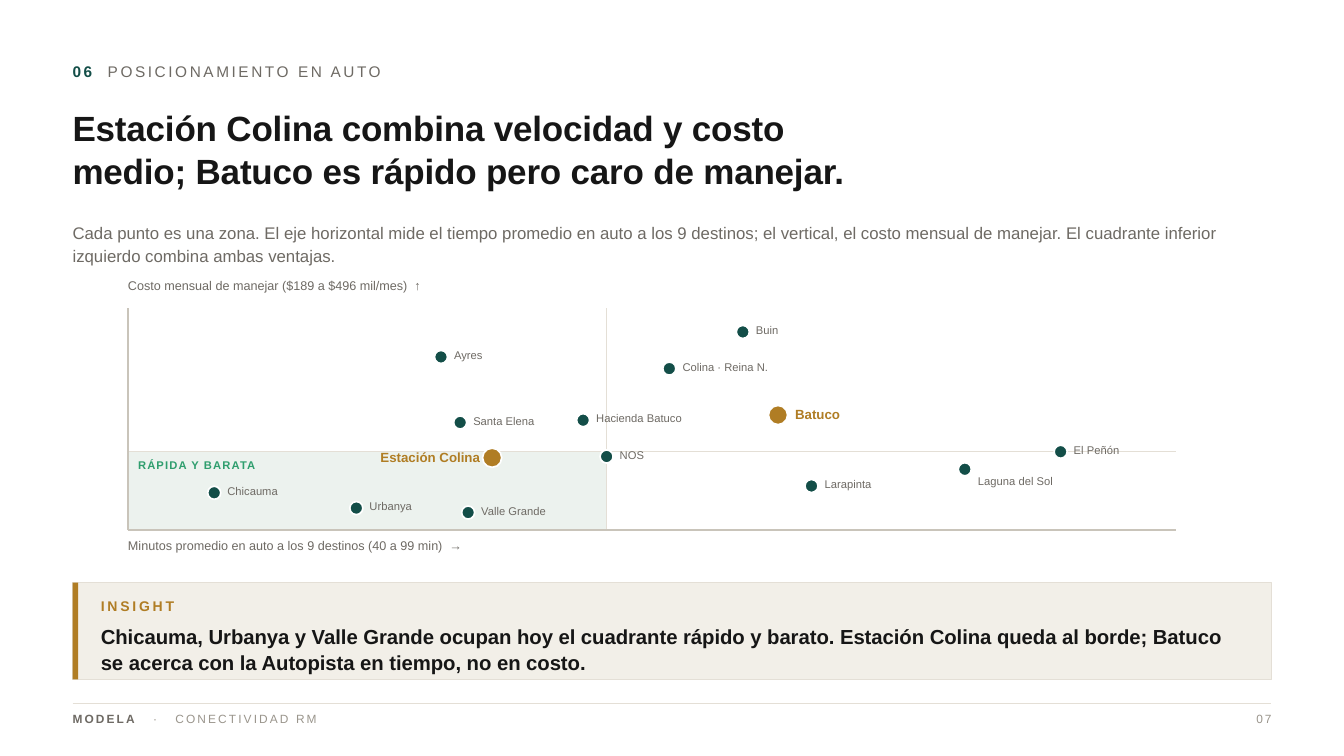
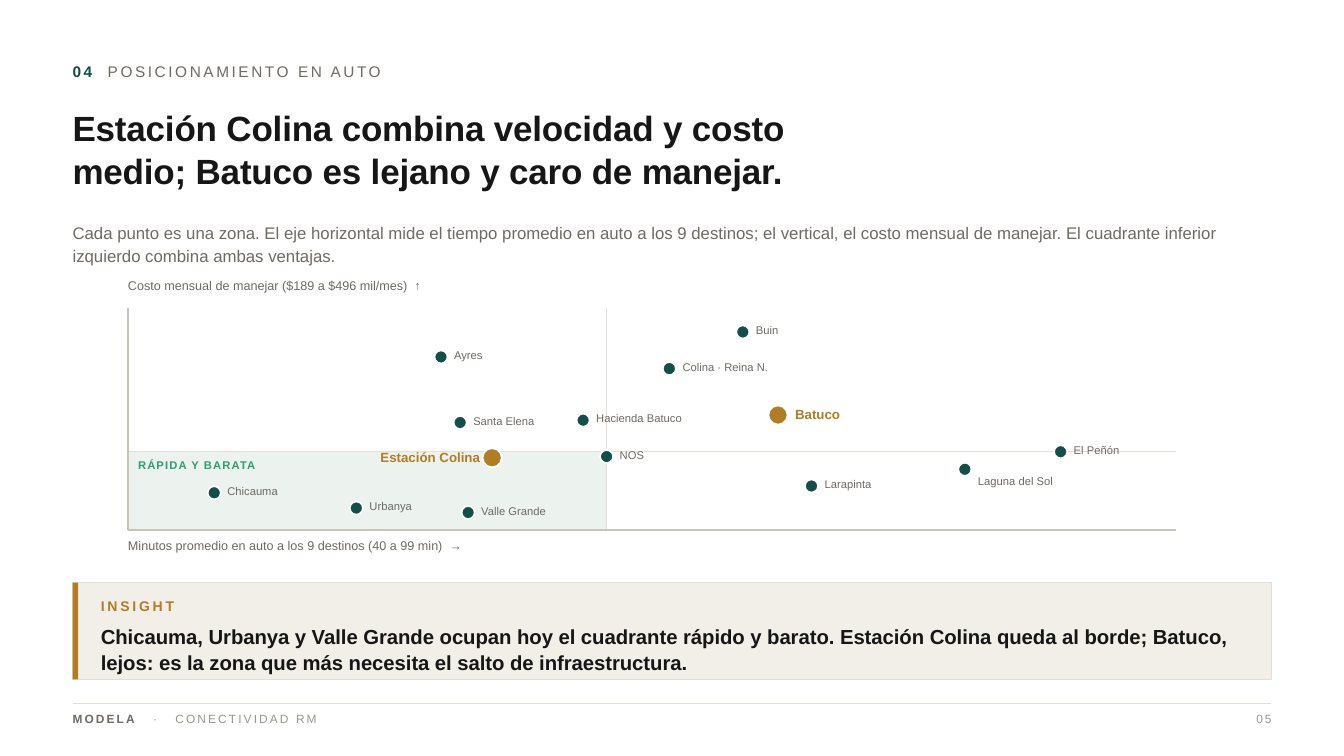
Before and after one commit to modela-simulador/modela-simulador, a slide deck: slide 5 of public/conectividad/Conectividad-Modela-Directorio-12.pptx (slide 7 before the commit). Drawn at 1344x756 pixels with LibreOffice and Linux fonts; fonts in the diff are those of the drawing. Boxes give left, top, right and bottom in pixels: in the first picture for what was removed or moved away, otherwise in the second. Text is boxed around its words. In the diff, an @@ line names an element or a change of style, - is before the commit and + after.

```diff
--- a/public/conectividad/Conectividad-Modela-Directorio-12.pptx
+++ b/public/conectividad/Conectividad-Modela-Directorio-12.pptx
@@ text at (73,66,381,77): text changed @@
-06 POSICIONAMIENTO EN AUTO
+04 POSICIONAMIENTO EN AUTO
@@ text at (73,158,783,191): text changed @@
-medio; Batuco es rápido pero caro de manejar.
+medio; Batuco es lejano y caro de manejar.
@@ text at (101,629,1227,675): text changed @@
-Chicauma, Urbanya y Valle Grande ocupan hoy el cuadrante rápido y barato. Estación Colina queda al borde; Batuco se acerca con la Autopista en tiempo, no en costo.
+Chicauma, Urbanya y Valle Grande ocupan hoy el cuadrante rápido y barato. Estación Colina queda al borde; Batuco, lejos: es la zona que más necesita el salto de infraestructura.
@@ text at (1256,715,1271,723): text changed @@
-07
+05
```
Also in this commit, not shown: 6 other slides changed, 33 other files.
